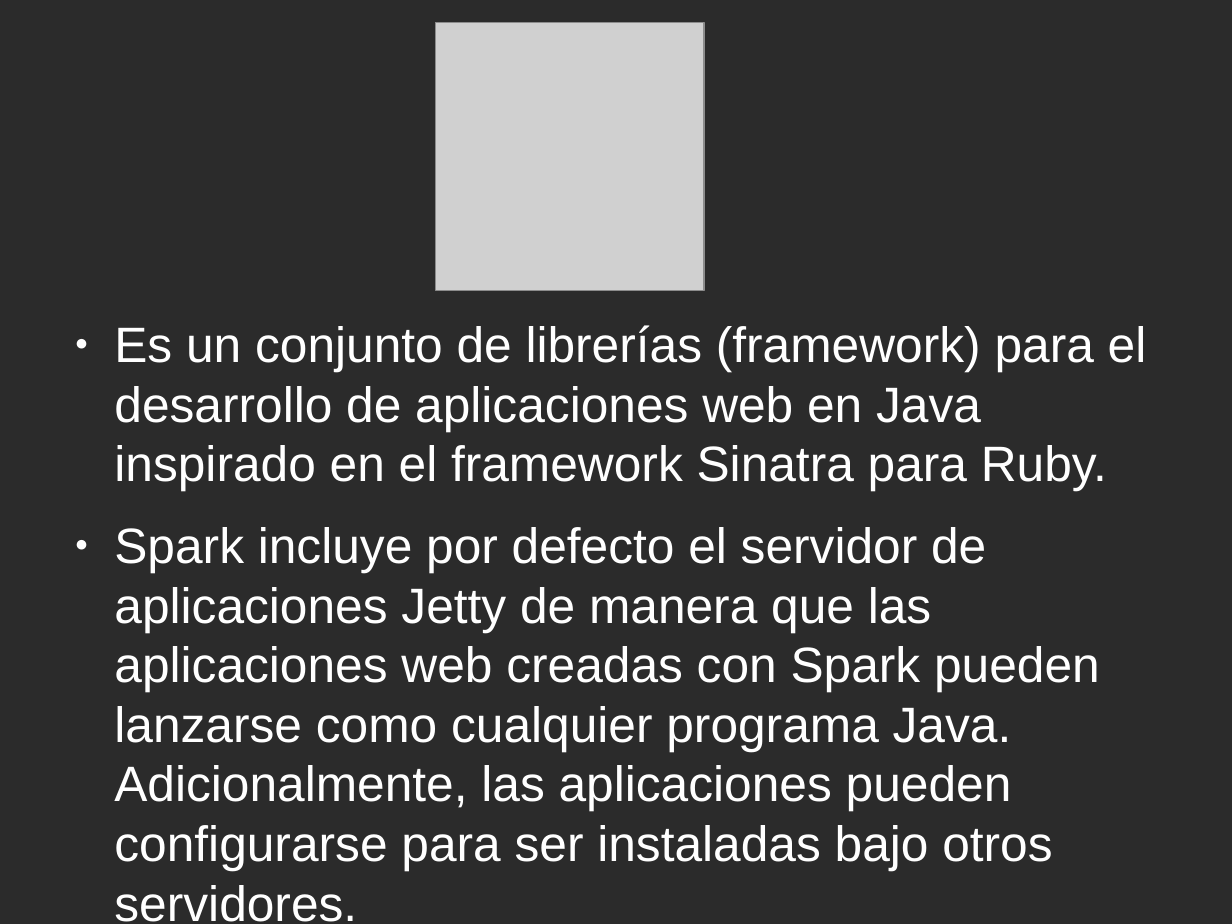
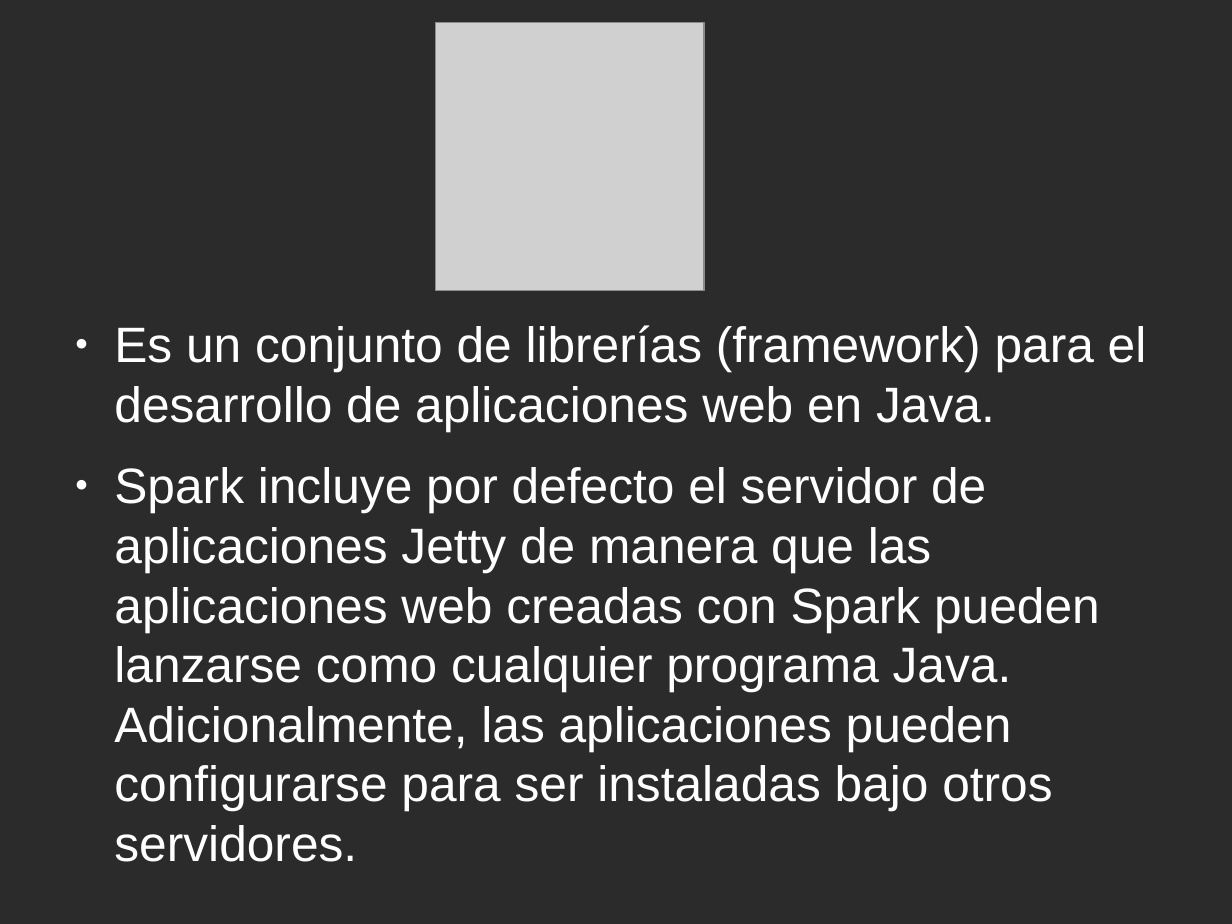
Before and after one commit to enedra/triviavet, a slide deck: slide 7 of presentacion ayd.odp (slide 6 before the commit). Drawn at 1232x924 pixels with LibreOffice and Linux fonts; fonts in the diff are those of the drawing; grey boxes stand for pictures; background and template pictures are left out; a plain dark background stands for a picture behind light text. Boxes give left, top, right and bottom in pixels: in the first picture for what was removed or moved away, otherwise in the second. Text is boxed around its words. In the diff, an @@ line names an element or a change of style, - is before the commit and + after.

```diff
--- a/presentacion ayd.odp
+++ b/presentacion ayd.odp
@@ text at [114,325,1147,431]: text changed @@
-● Es un conjunto de librerías (framework) para el desarrollo de aplicaciones web en Java inspirado en el framework Sinatra para Ruby.
+● Es un conjunto de librerías (framework) para el desarrollo de aplicaciones web en Java.
```
Also in this commit, not shown: 3 other slides changed, 1 slide added, 5 other files.
